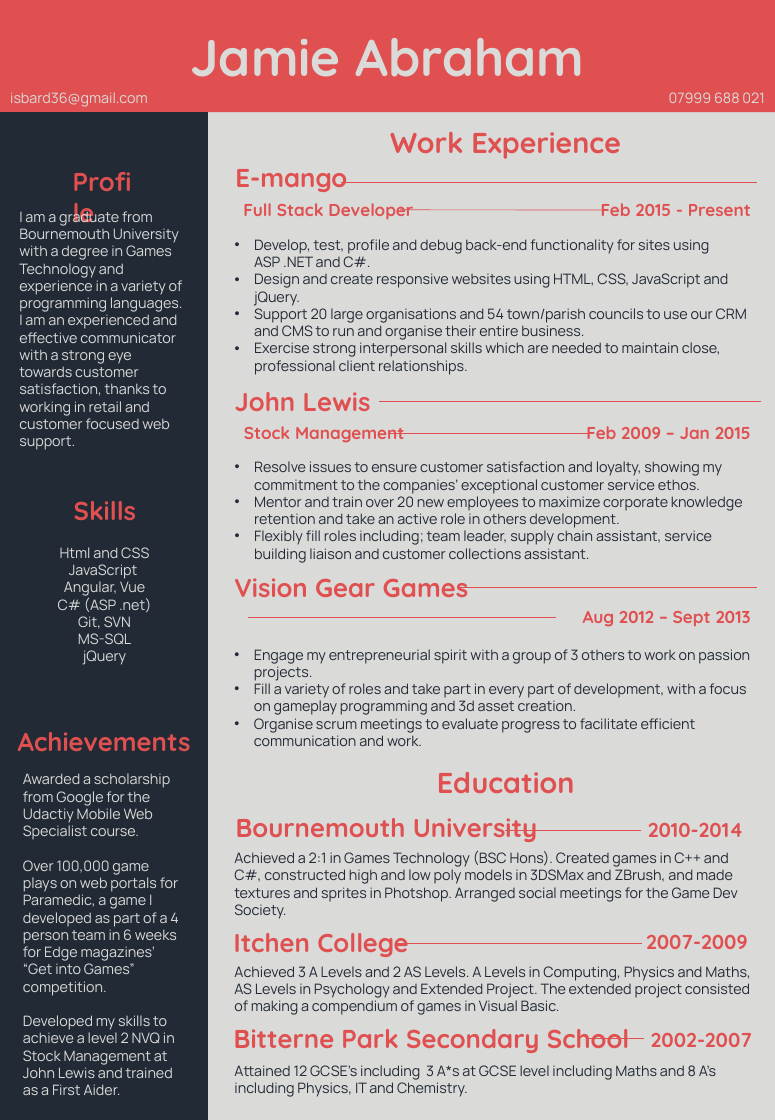
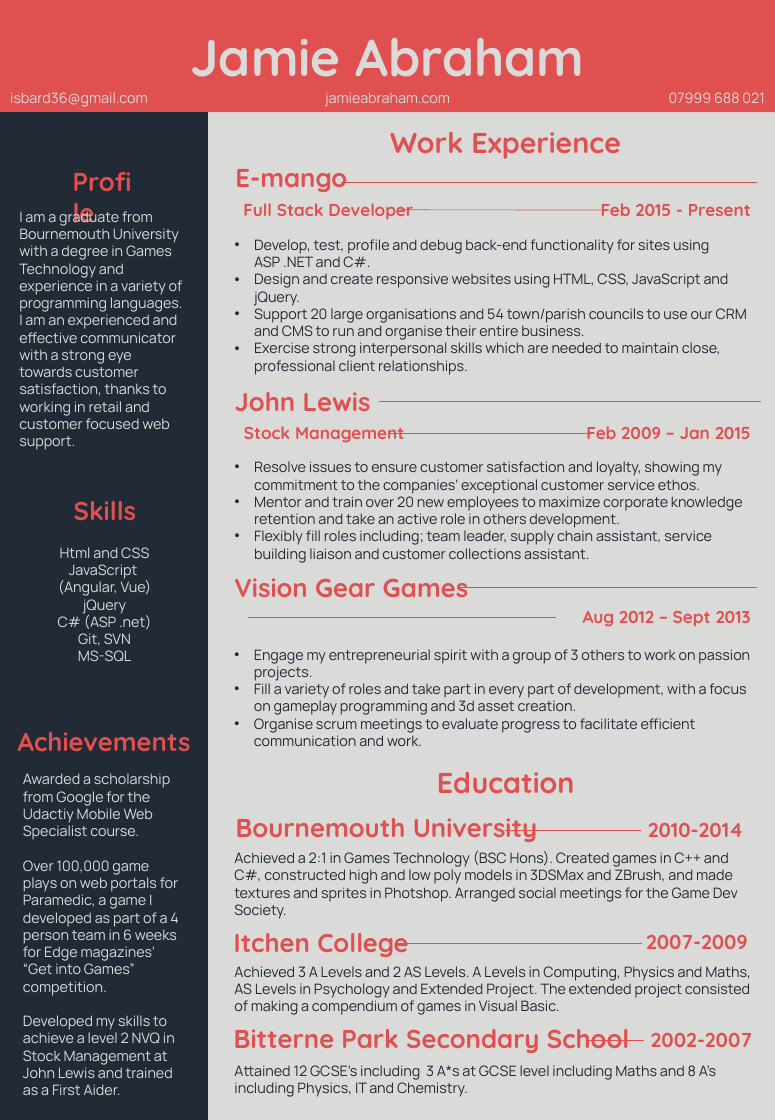
Before and after one commit to isbard/portfolio, a slide deck: slide 1 of docs/JamieAbraham-CV-Rebellion-2018.pptx. Drawn at 775x1120 pixels with LibreOffice and Linux fonts; fonts in the diff are those of the drawing. Boxes give left, top, right and bottom in pixels: in the first picture for what was removed or moved away, otherwise in the second. Text is boxed around its words. In the diff, an @@ line names an element or a change of style, - is before the commit and + after.

```diff
--- a/docs/JamieAbraham-CV-Rebellion-2018.pptx
+++ b/docs/JamieAbraham-CV-Rebellion-2018.pptx
@@ text added at <box>325,92,450,107</box>, 10 pt, text #DADAD9 @@
+jamieabraham.com
@@ text at <box>58,580,152,615</box>: text changed @@
-Angular, Vue
+(Angular, Vue)
+jQuery
@@ text at <box>83,650,126,665</box>: paragraph removed @@
-jQuery
```
Also in this commit, not shown: 29 other files.
